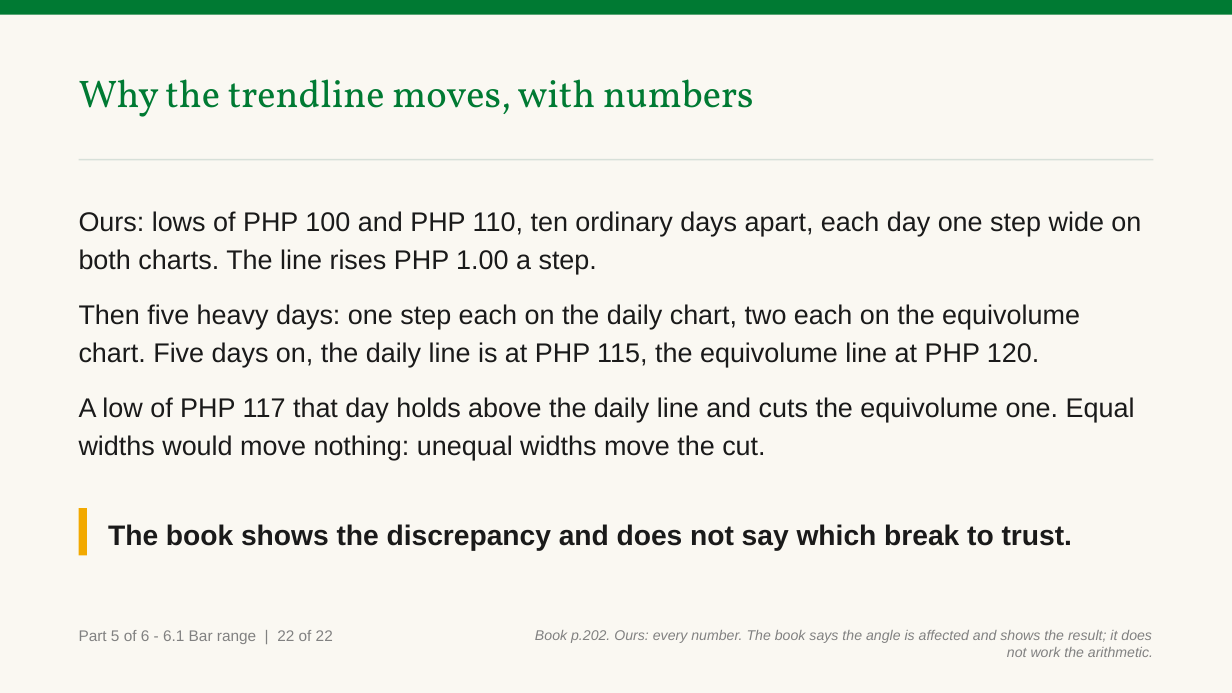
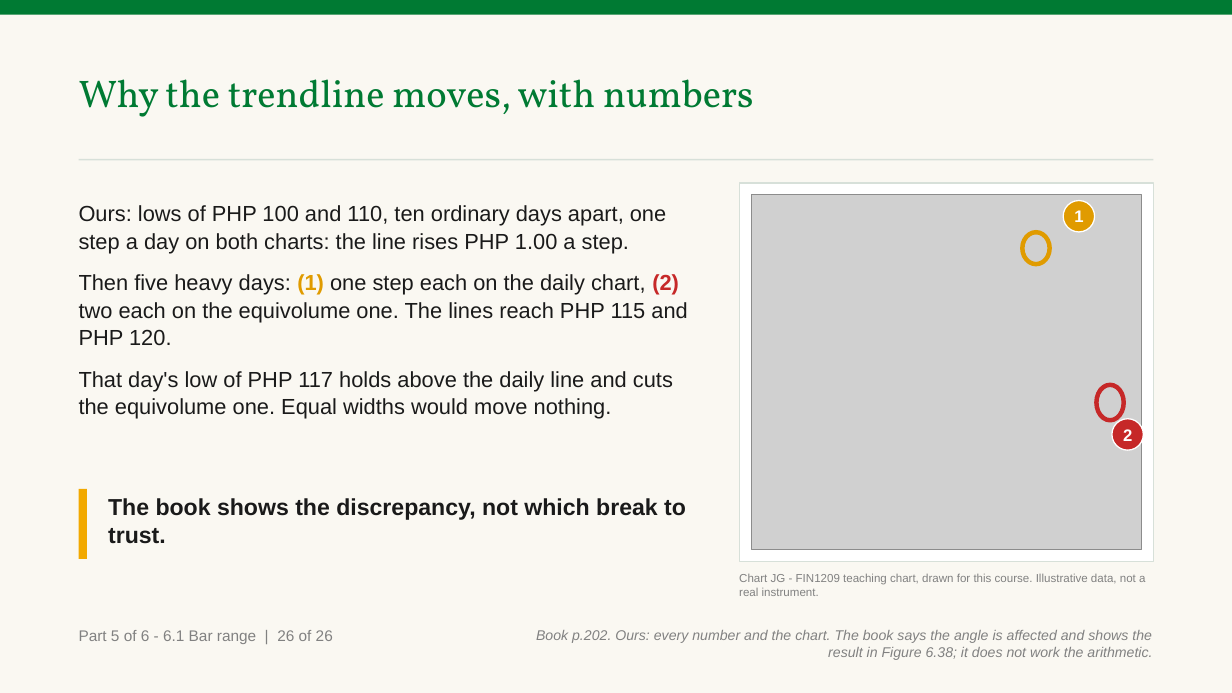
Before and after one commit to benjiesotelo-sudo/Telos_FIN1209, a slide deck: slide 171 of chapter-06/FIN1209-Chapter-06.pptx (slide 167 before the commit). Drawn at 1232x693 pixels with LibreOffice and Linux fonts; fonts in the diff are those of the drawing; grey boxes stand for pictures. Boxes give left, top, right and bottom in pixels: in the first picture for what was removed or moved away, otherwise in the second. Text is boxed around its words. In the diff, an @@ line names an element or a change of style, - is before the commit and + after.

```diff
--- a/chapter-06/FIN1209-Chapter-06.pptx
+++ b/chapter-06/FIN1209-Chapter-06.pptx
@@ text at box(79, 205, 687, 419): text changed; size 21 to 17 pt @@
-Ours: lows of PHP 100 and PHP 110, ten ordinary days apart, each day one step wide on both charts. The line rises PHP 1.00 a step.
-Then five heavy days: one step each on the daily chart, two each on the equivolume chart. Five days on, the daily line is at PHP 115, the equivolume line at PHP 120.
-A low of PHP 117 that day holds above the daily line and cuts the equivolume one. Equal widths would move nothing: unequal widths move the cut.
+Ours: lows of PHP 100 and 110, ten ordinary days apart, one step a day on both charts: the line rises PHP 1.00 a step.
+Then five heavy days: (1) one step each on the daily chart, (2) two each on the equivolume one. The lines reach PHP 115 and PHP 120.
+That day's low of PHP 117 holds above the daily line and cuts the equivolume one. Equal widths would move nothing.
@@ rectangle added at box(739, 183, 1153, 562), fill #FFFFFF, outline #D7E0D9 1 pt @@
@@ picture added at box(751, 195, 1141, 550) @@
@@ ellipse added at box(1064, 201, 1095, 232), fill #E09B00, outline #FFFFFF 1 pt, 13 pt, text #FFFFFF, bold @@
+1
@@ ellipse added at box(1022, 232, 1050, 264), outline #E09B00 3.5 pt @@
@@ ellipse added at box(1097, 384, 1125, 420), outline #C62828 3.5 pt @@
@@ ellipse added at box(1112, 419, 1143, 450), fill #C62828, outline #FFFFFF 1 pt, 13 pt, text #FFFFFF, bold @@
+2
@@ rectangle: place and size @@
-rectangle at box(79, 508, 87, 555)
+rectangle at box(79, 489, 87, 559)
@@ text at box(108, 498, 686, 544): text changed; size 22 to 18 pt @@
-The book shows the discrepancy and does not say which break to trust.
+The book shows the discrepancy, not which break to trust.
@@ text added at box(739, 573, 1145, 596), 9 pt, text #818181 @@
+Chart JG - FIN1209 teaching chart, drawn for this course. Illustrative data, not a real instrument.
@@ text at box(79, 630, 333, 644): text changed @@
-Part 5 of 6 - 6.1 Bar range | 22 of 22
+Part 5 of 6 - 6.1 Bar range | 26 of 26
@@ text at box(536, 630, 1152, 660): text changed @@
-Book p.202. Ours: every number. The book says the angle is affected and shows the result; it does not work the arithmetic.
+Book p.202. Ours: every number and the chart. The book says the angle is affected and shows the result in Figure 6.38; it does not work the arithmetic.
```
Also in this commit, not shown: 49 other slides changed, 11 slides added, 3 other files.
